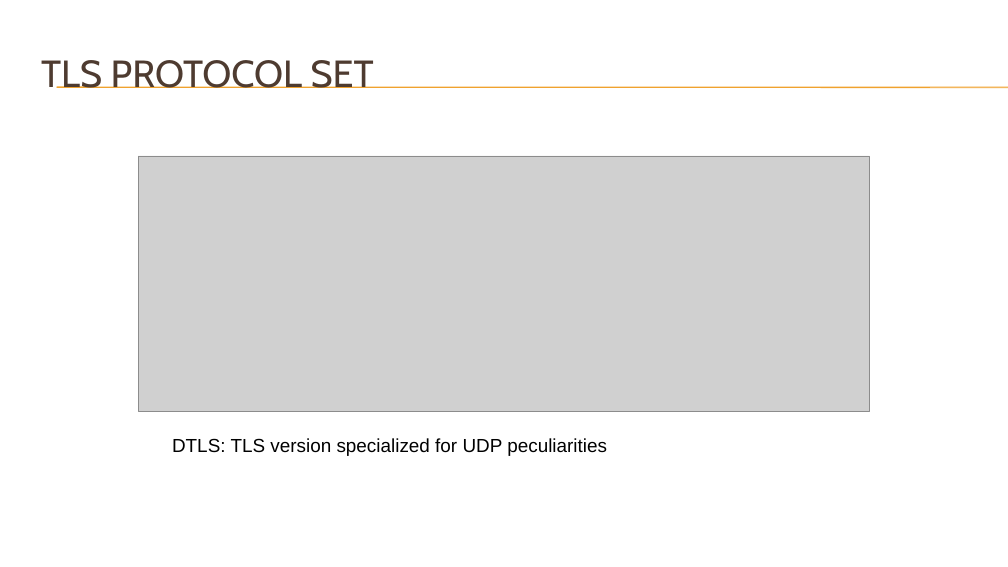
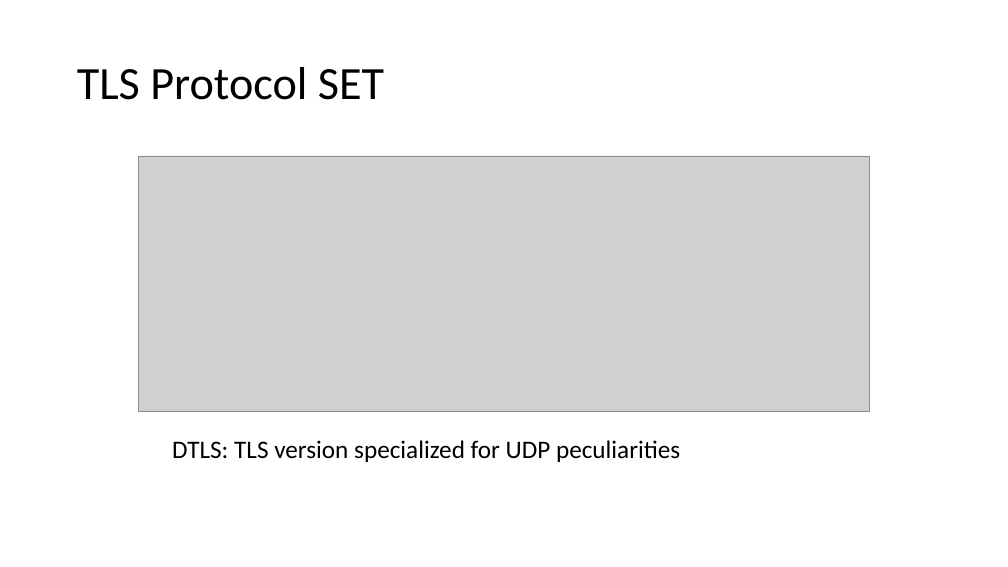
Before and after one commit to DeMaCS-UNICAL/NetworkSecurity, a slide deck: slide 3 of slides/SSL.pptx. Drawn at 1008x567 pixels with LibreOffice and Linux fonts; fonts in the diff are those of the drawing; grey boxes stand for pictures; background and template pictures are left out. Boxes give left, top, right and bottom in pixels: in the first picture for what was removed or moved away, otherwise in the second. Text is boxed around its words. In the diff, an @@ line names an element or a change of style, - is before the commit and + after.

```diff
--- a/slides/SSL.pptx
+++ b/slides/SSL.pptx
@@ line removed from (57, 87) to (1008, 87) @@
@@ line removed from (57, 88) to (1008, 88) @@
@@ title at (x1=77, y1=67, x2=384, y2=100): text changed; size 36 to 44 pt; font Cabin to Calibri; text colour #4E3B30 to #000000 @@
-TLS PROTOCOL SET
+TLS Protocol SET
@@ text "DTLS: TLS version specialized for ..." at (x1=172, y1=440, x2=680, y2=462): size 18 to 24 pt, font Arial to Calibri @@
```
Also in this commit, not shown: 21 other slides changed, 3 slides added.
